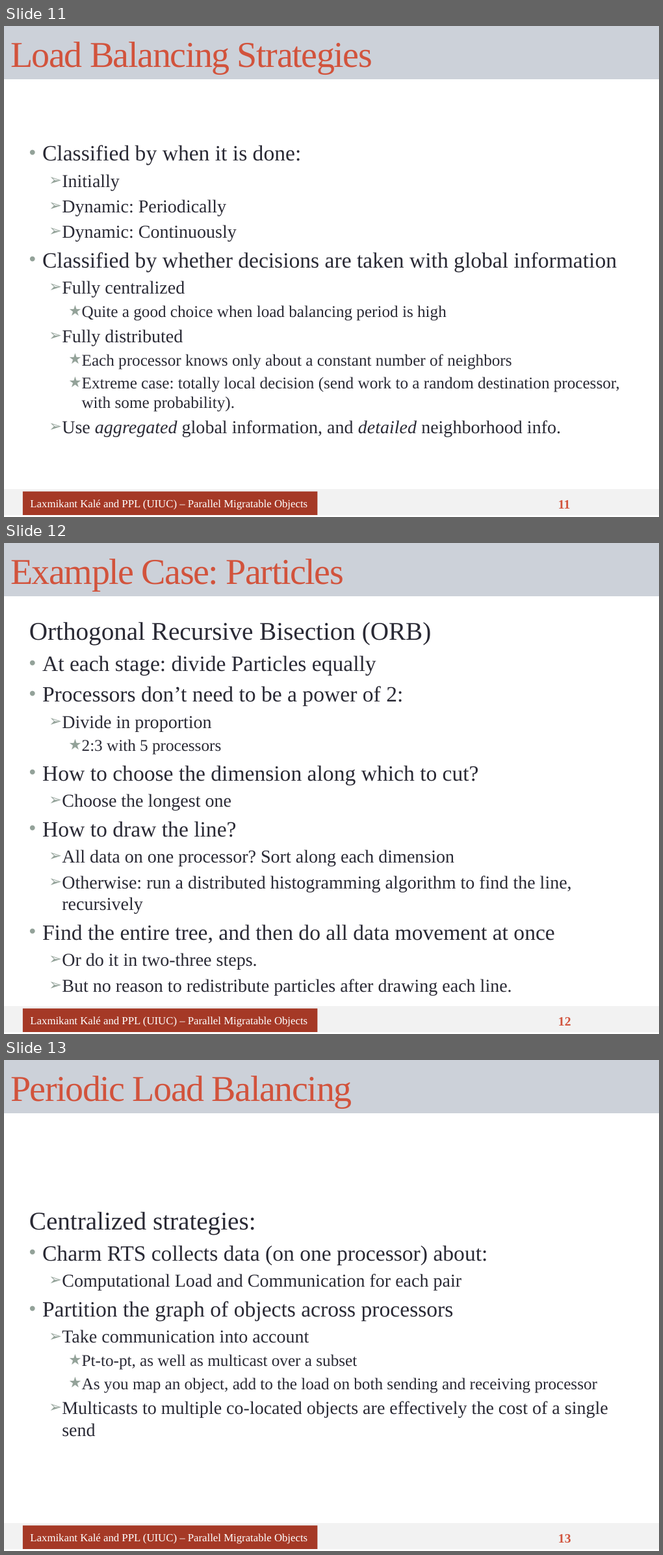
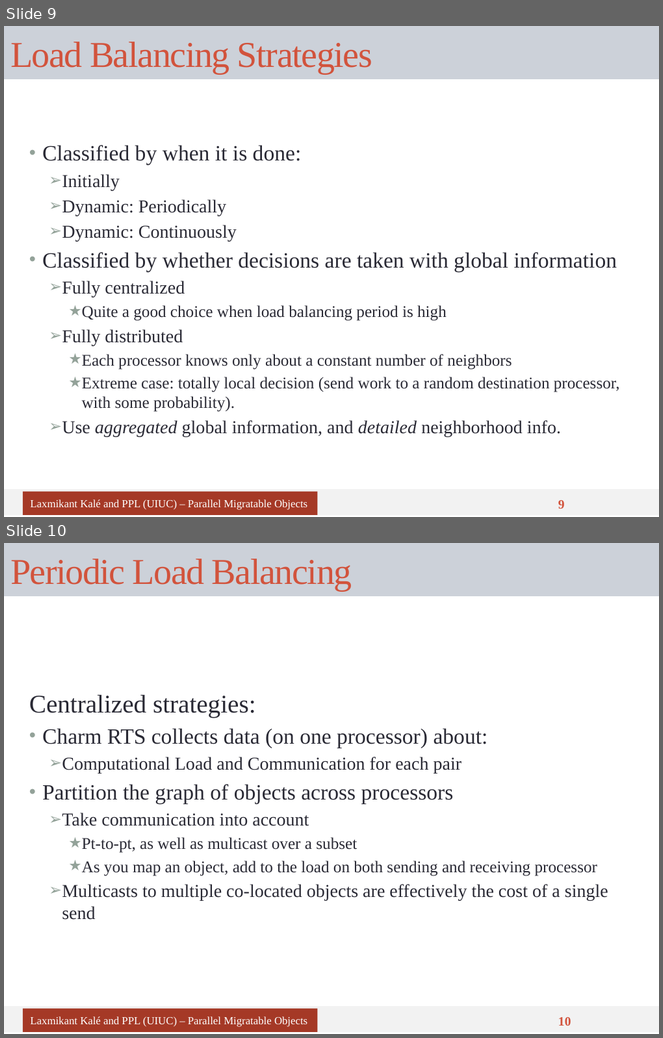
Before and after one commit to UIUC-PPL/charm_tutorial, a slide deck: tutorial-10-load_balancing.pptx. Shown one above the other, each under a label of ours: slides 11, 12 and 13 before the commit, slides 9 and 10 after it. The pictures are 663x1555 and 663x1038 pixels, drawn with LibreOffice and Linux fonts; fonts in the diff are those of the drawing. Boxes give left, top, right and bottom in pixels: in the first picture for what was removed or moved away, otherwise in the second. Text is boxed around its words. In the diff, an @@ line names an element or a change of style, - is before the commit and + after.

```diff
--- a/tutorial-10-load_balancing.pptx
+++ b/tutorial-10-load_balancing.pptx
@@ slide 12 removed at (4, 543, 659, 1034), background #FFFFFF; not listed: 1 template element that a slide beside it also shows @@
@@ title removed at (4, 543, 659, 596) @@
-Example Case: Particles
@@ text removed at (29, 622, 572, 995) @@
-Orthogonal Recursive Bisection (ORB)
-• At each stage: divide Particles equally
-• Processors don’t need to be a power of 2:
-  ➢ Divide in proportion
-    ★ 2:3 with 5 processors
-• How to choose the dimension along which to cut?
-  ➢ Choose the longest one
-• How to draw the line?
-  ➢ All data on one processor? Sort along each dimension
-  ➢ Otherwise: run a distributed histogramming algorithm to find the line, recursively
-• Find the entire tree, and then do all data movement at once
-  ➢ Or do it in two-three steps.
-  ➢ But no reason to redistribute particles after drawing each line.
@@ rectangle removed at (23, 1009, 318, 1032) @@
-Laxmikant Kalé and PPL (UIUC) – Parallel Migratable Objects
@@ page number removed at (558, 1017, 571, 1026) @@
-12
@@ what was slide 11 is now slide 9 @@
@@ page number at (558, 500, 565, 509): text changed @@
-11
+9
@@ what was slide 13 is now slide 10 @@
@@ page number at (558, 1017, 571, 1026): text changed @@
-13
+10
```
Also in this commit, not shown: 1 slide changed, 2 other slides removed.
